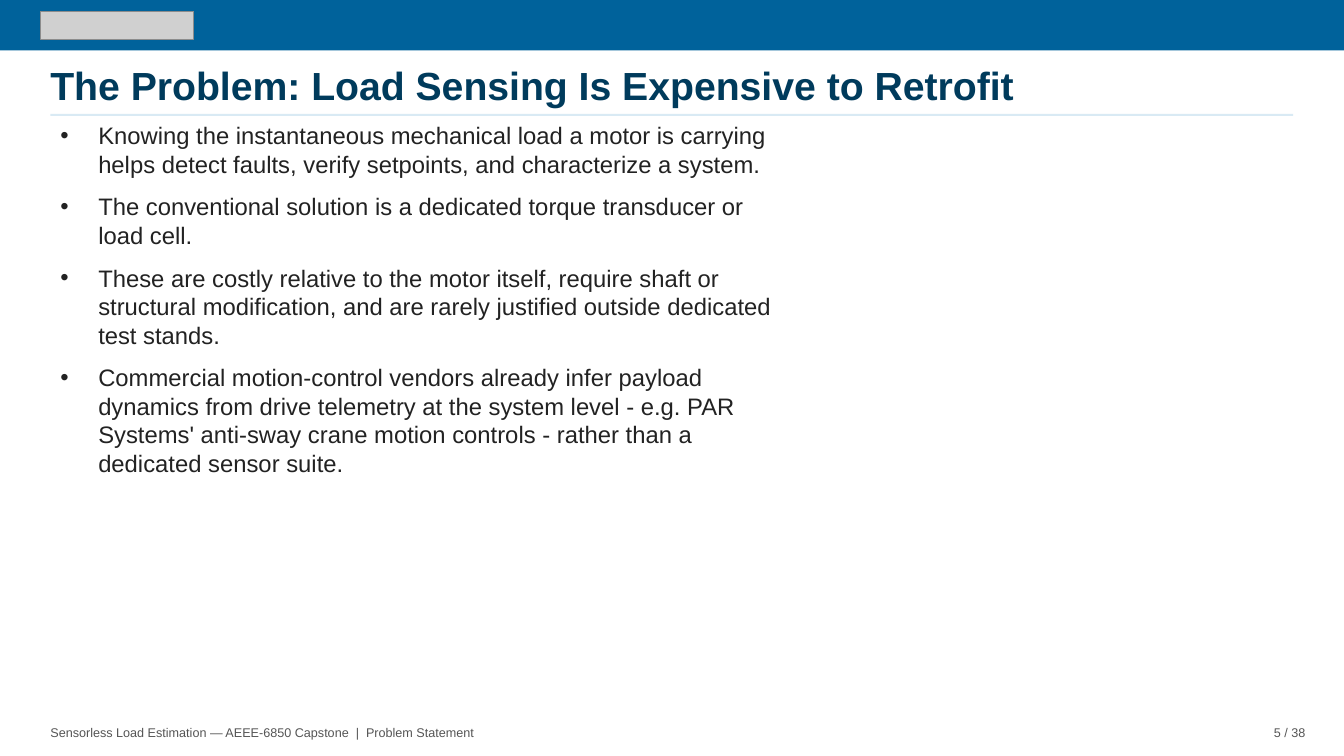
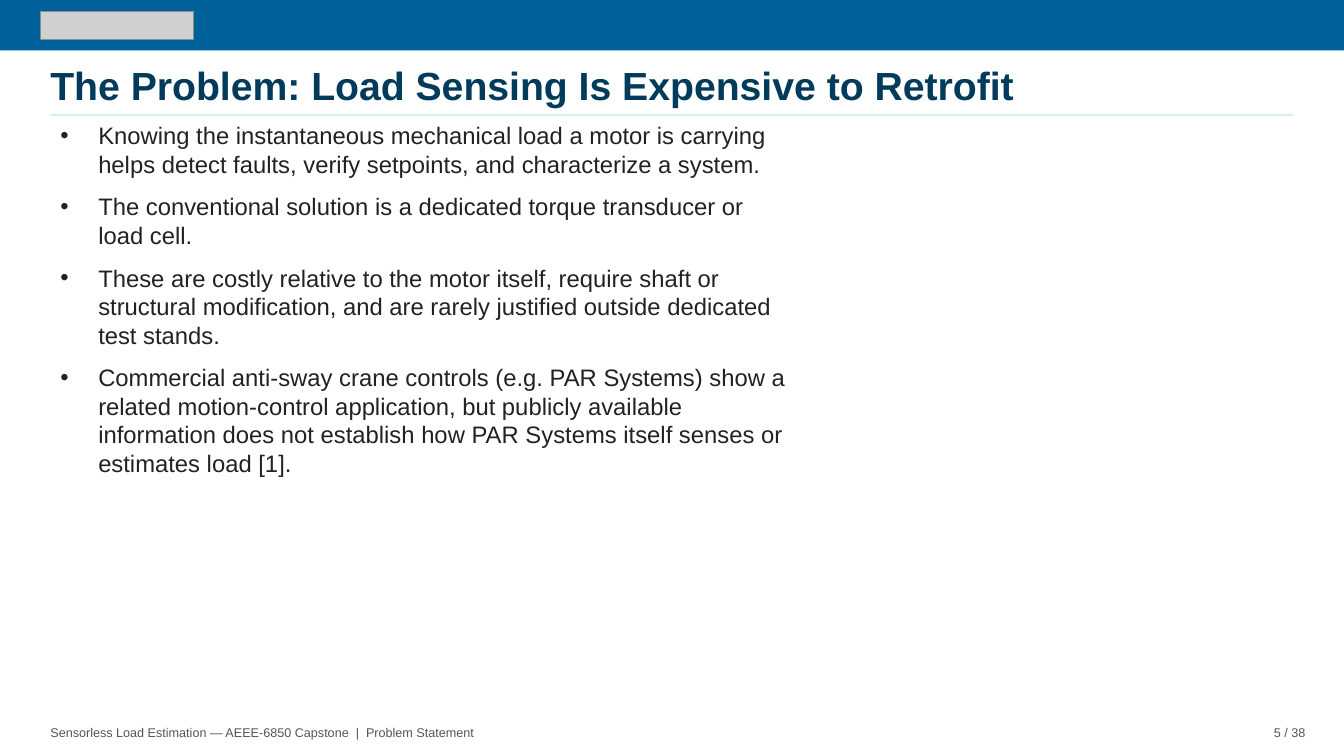
Before and after one commit to David-4529/Capstone, a slide deck: slide 5 of docs/paper/Sensorless_Load_Estimation_Deck_Rev17.pptx. Drawn at 1344x756 pixels with LibreOffice and Linux fonts; fonts in the diff are those of the drawing; grey boxes stand for pictures. Boxes give left, top, right and bottom in pixels: in the first picture for what was removed or moved away, otherwise in the second. Text is boxed around its words. In the diff, an @@ line names an element or a change of style, - is before the commit and + after.

```diff
--- a/docs/paper/Sensorless_Load_Estimation_Deck_Rev17.pptx
+++ b/docs/paper/Sensorless_Load_Estimation_Deck_Rev17.pptx
@@ text at <box>98,368,785,477</box>: text changed @@
-• Commercial motion-control vendors already infer payload dynamics from drive telemetry at the system level - e.g. PAR Systems' anti-sway crane motion controls - rather than a dedicated sensor suite.
+• Commercial anti-sway crane controls (e.g. PAR Systems) show a related motion-control application, but publicly available information does not establish how PAR Systems itself senses or estimates load [1].
```
Also in this commit, not shown: 8 other slides changed.
